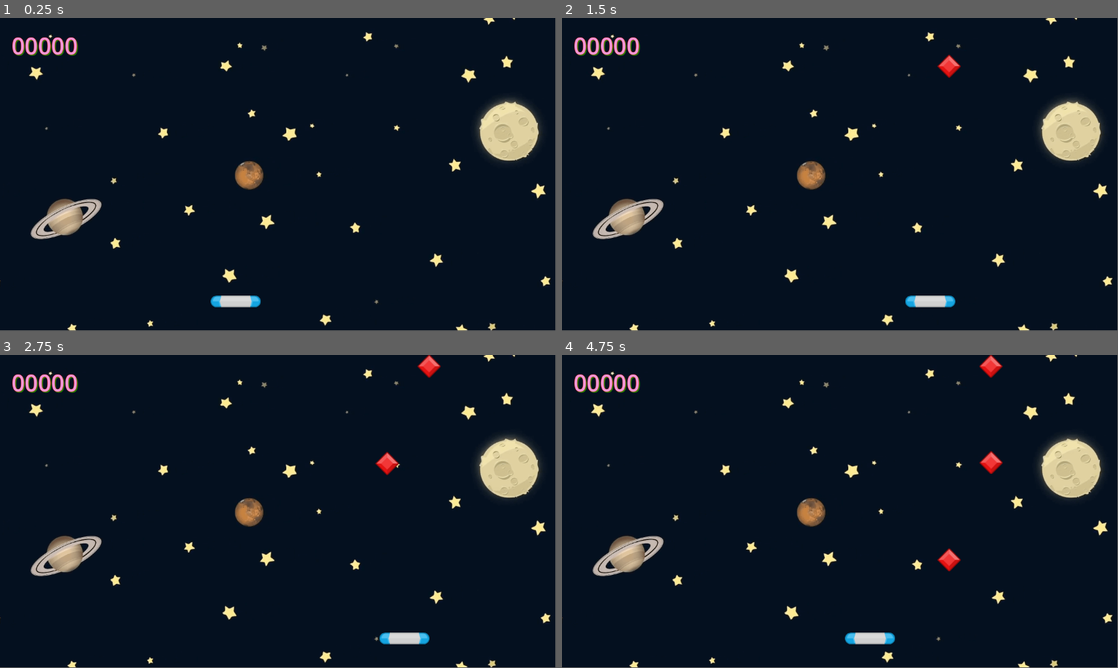
Above: before the commit, frames 1-4 (two rows, left to right).
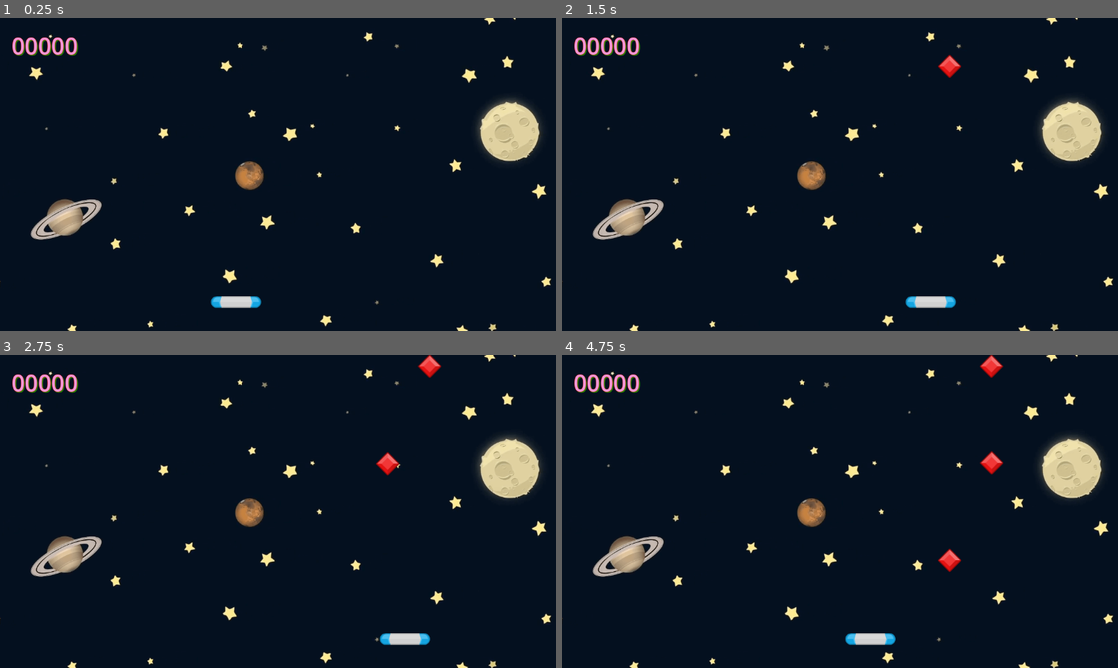
Above: after the commit, the same moments.

Repository: datanonymous/GemCatcher
Game: Godot game, scene res://scenes/game.tscn
The game is run twice, just before and just after one commit, with the same random seed, the same clock (stepped at 60 frames per second) and the same inputs.
Inputs:
- Up to frame 1 (0.25 s): no input
- Up to frame 2 (1.5 s): tap Enter at 0.5 s; hold D (right) 0.53-1.28 s; hold A (left) from 1.28 s (still down)
- Up to frame 3 (2.75 s): release A (left) at 2.03 s; hold D (right) from 2.03 s (still down)
- Up to frame 4 (4.75 s): release D (right) at 3.53 s; hold A (left) from 3.53 s (still down)
The window is 799x449 before the commit and 800x450 after it. Grey fills any space a smaller window leaves; there, only what the larger window draws over its background counts as a difference.

The runs differ from the first frame. In frame 1, 1.1% of the frame differs, in the area x 0-100%, y 0-100%; in frame 2, 1.2%; in frame 3, 1.2%; in frame 4, 1.3%.

Commit message:
Added game files

Diff:
--- a/project.godot
+++ b/project.godot
@@ -15,6 +15,11 @@
 config/features=PackedStringArray("4.3", "Mobile")
 config/icon="res://icon.svg"
 
+[display]
+
+window/stretch/mode="viewport"
+window/stretch/aspect="expand"
+
 [input]
 
 left={
Binary file added: GemCatcherGameExport/index.apple-touch-icon.png
Not shown, added: GemCatcherGameExport/index.apple-touch-icon.png.import
Binary file added: GemCatcherGameExport/index.icon.png
Not shown, added: GemCatcherGameExport/index.icon.png.import
Binary file added: GemCatcherGameExport/index.png
Not shown, added: GemCatcherGameExport/index.png.import
Not shown, changed: export_presets.cfg
Binary file added: newGame/index.apple-touch-icon.png
Not shown, added: newGame/index.apple-touch-icon.png.import
Binary file added: newGame/index.icon.png
Not shown, added: newGame/index.icon.png.import
Binary file added: newGame/index.png
(and 13 more such lines)
